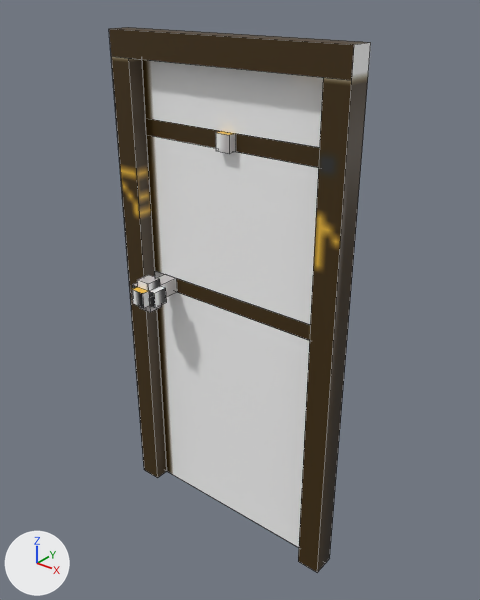
Renders of the FBX model MazeGame/Assets/Models/Objects/Door01.fbx from each side of a commit.
One viewpoint serves both versions: a 50 mm lens placed at (2.35, -2.89, 3.46), pointed at (0.08, -0.05, 1.7). Lighting does not change. The marker at lower left points along +X, +Y and +Z. Mesh edges are drawn as thin lines. Where no turn or scale is listed for an object, it has been applied to the vertices.

The scene before the commit, as lines of its bpy script (objects in view):
```python
me_matrix = bpy.data.meshes.new('Matrix')
me_matrix.from_pydata(...)  # 82 vertices, 62 faces; spans x -0.8..0.8, y -0.35..0.0, z 0.0..3.2
me_matrix.materials.append(mat_door01_material)  # picture img_door01_png
ob_matrix = bpy.data.objects.new('Matrix', me_matrix)
ob_matrix.location = (0.0, 0.0, 0.0)
```
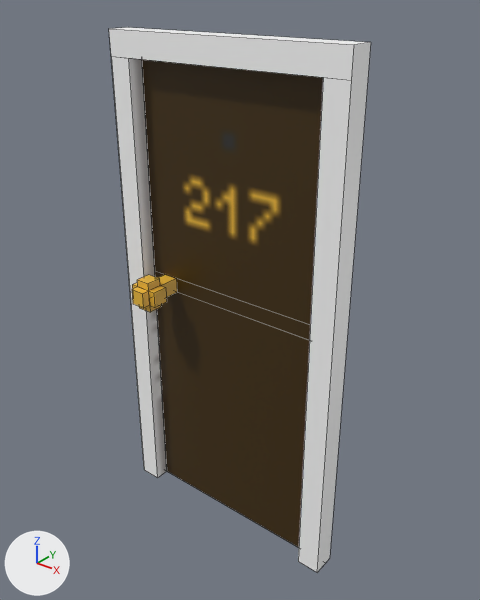
What differs and where, as boxes [x1, y1, x2, y2] in the pictures (480 x 600 px; the box of a moved part takes in the faces that stretch with it):
part 1 of me_matrix, moved or reshaped
    both: [142, 60, 323, 325]
part 2 of me_matrix, surface changed
    both: [109, 27, 371, 572]

What changed in the scene script:
```text
Change me_matrix:
    used by ob_matrix
    remove me_matrix.from_pydata(...)  # 82 vertices, 62 faces; spans x -0.8..0.8, y -0.35..0.0, z 0.0..3.2
    add me_matrix.from_pydata(...)  # 70 vertices, 61 faces; spans x -0.8..0.8, y -0.35..0.0, z 0.0..3.2
    me_matrix part 1
    12 vertices are removed from x -0.65..0.65, y -0.1..-0.05, z 2.6..2.7
    9 faces are deleted
    8 new faces join them
    me_matrix part 2: 53 kept faces spanning x -0.8..0.8, y -0.35..0.0, z 0.0..3.2 get new texture (UV) coordinates
```
